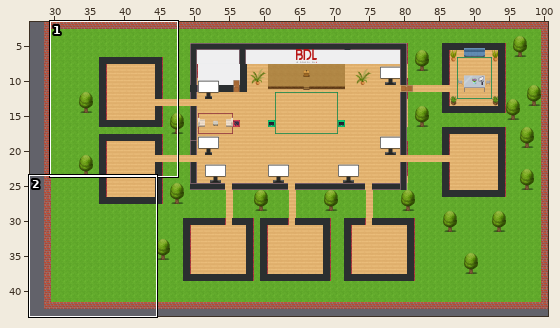
Two versions of a level (Tiled map (JSON), map.tmj). Above: a wide view before the commit, with the close-up outlined.
Close-up. Before:
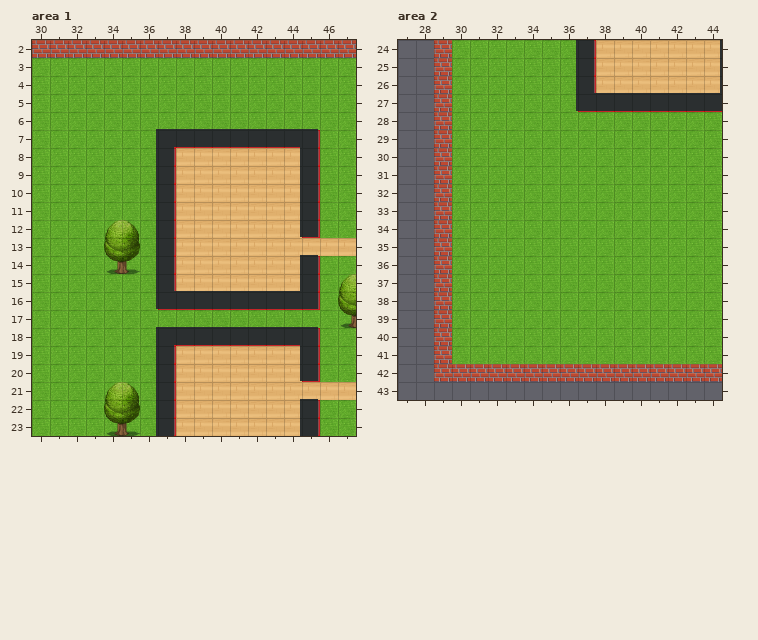
Cells are 32x32 px. Shown: area 1 x 30..47, y 2..23; area 2 x 27..44, y 24..43. The commit also changed other parts of the map, which this record leaves out.
The same view after the edit:
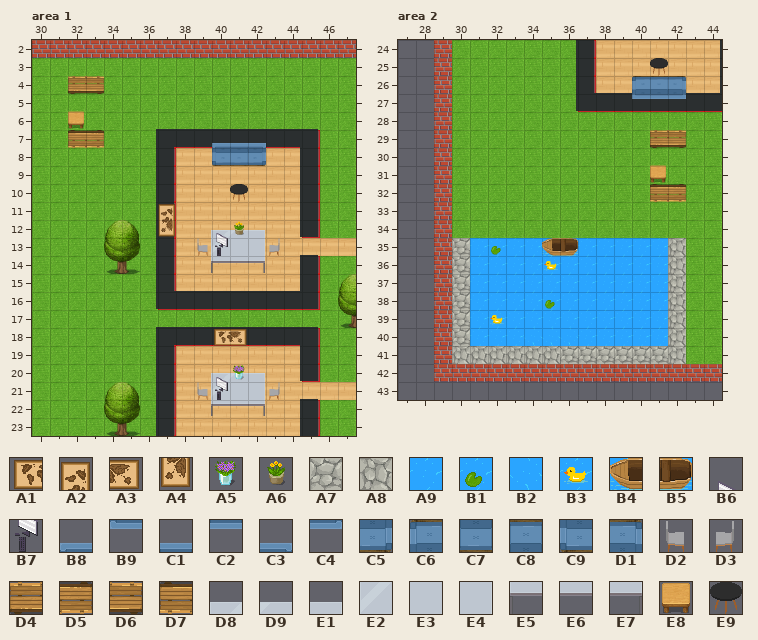
Key: from "WA_Decoration": A1 24, A2 24 turned 90, A3 25, A4 25 turned 90, A5 92, A6 93; from "WA_Exterior": A7 716, A8 716 turned 90, A9 717, B1 718, B2 719 turned 90, B3 768, B4 818, B5 819; from "WA_Miscellaneous": B6 21, B7 31; from "WA_Seats": B8 3, B9 3 flipped up-down, C1 4 flipped left-right, C2 4 flipped up-down, C3 5, C4 5 flipped up-down, C5 16 flipped left-right, C6 16 flipped up-down, C7 17 flipped left-right, C8 17 flipped up-down, C9 18 flipped left-right, D1 18 flipped up-down, D2 119, D3 120, D4 143, D5 143 turned 180, D6 144, D7 144 turned 180; from "WA_Tables": D8 5, D9 6, E1 7, E2 15, E3 16, E4 17, E5 25, E6 26, E7 27, E8 145, E9 151.
__ is an empty cell.
Tiles of an added or newly shown layer are drawn over the layers below it.
Edits made:
Layer "floor/floor2", area 1:
The author put tile E9 in row 10 at x 41.
Layer "furniture/furniture1", area 1:
The author put tile B8 in row 7 at x 40.
The author put tile C1 in row 7 at x 41.
The author put tile C3 in row 7 at x 42.
The author put tile C5 in row 8 at x 42.
The author put tile C7 in row 8 at x 41.
The author put tile C9 in row 8 at x 40.
The author put tile D2 in row 13 at x 39; in row 21 at x 39.
The author put tile D3 in row 13 at x 43; in row 21 at x 43.
The author put tile D4 in row 4 at x 32.
The author put tile D5 in row 7 at x 33.
The author put tile D6 in row 4 at x 33.
The author put tile D7 in row 7 at x 32.
Layer "furniture/furniture2", area 1:
The author put tile D8 in row 12 at x 40; in row 20 at x 40.
The author put tile D9 in row 12 at x 41; in row 20 at x 41.
The author put tile E1 in row 12 at x 42; in row 20 at x 42.
The author put tile E2 in row 13 at x 40; in row 21 at x 40.
The author put tile E3 in row 13 at x 41; in row 21 at x 41.
The author put tile E4 in row 13 at x 42; in row 21 at x 42.
The author put tile E5 in row 14 at x 40; in row 22 at x 40.
The author put tile E6 in row 14 at x 41; in row 22 at x 41.
The author put tile E7 in row 14 at x 42; in row 22 at x 42.
The author put tile E8 in row 6 at x 32.
Layer "furniture/furniture4" (added), area 1:
The author put tile A1 in row 18 at x 40.
The author put tile A2 in row 11 at x 37.
The author put tile A3 in row 18 at x 41.
The author put tile A4 in row 12 at x 37.
The author put tile A5 in row 20 at x 41.
The author put tile A6 in row 12 at x 41.
The author put tile B6 in row 12 at x 40; in row 20 at x 40.
The author put tile B7 in row 13 at x 40; in row 21 at x 40.
Layer "floor/floor2", area 2:
The author put tile A7 in rows 35 to 40 at x 30; in row 41 at x 36 to 41.
The author put tile A8 in rows 35 to 40 at x 42; in row 41 at x 30 to 35 and 42.
The author put tile A9 in row 35 at x 31, 33 to 34 and 37 to 41; in row 36 at x 31 to 34 and 36 to 41; in row 37 at x 31 to 41; in row 38 at x 31 to 34 and 36 to 41; in row 39 at x 31 and 33 to 41; in row 40 at x 31 to 33 and 37 to 41.
The author put tile B1 in row 35 at x 32; in row 38 at x 35.
The author put tile B2 in row 40 at x 34 to 36.
The author put tile B3 in row 36 at x 35; in row 39 at x 32.
The author put tile B4 in row 35 at x 35.
The author put tile B5 in row 35 at x 36.
The author put tile E9 in row 25 at x 41.
Layer "furniture/furniture1", area 2:
The author put tile B9 in row 27 at x 40.
The author put tile C2 in row 27 at x 41.
The author put tile C4 in row 27 at x 42.
The author put tile C6 in row 26 at x 40.
The author put tile C8 in row 26 at x 41.
The author put tile D1 in row 26 at x 42.
The author put tile D4 in row 29 at x 41.
The author put tile D5 in row 32 at x 42.
The author put tile D6 in row 29 at x 42.
The author put tile D7 in row 32 at x 41.
Layer "furniture/furniture2", area 2:
The author put tile E8 in row 31 at x 41.
